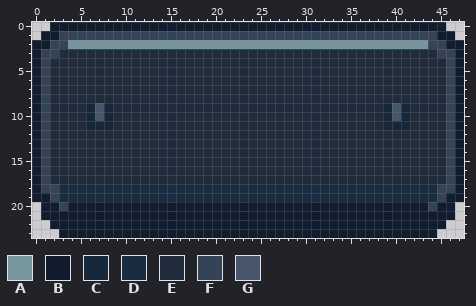
File history of a pixel-art file, assets/source/ui_button_disabled.aseprite. The picture above was drawn from the file before the commit.
48x24 pixels, 1 frame. Colours within 5 levels of each other are drawn and written as one.
Palette (. is transparent): A #76959c  B #111c2e  C #162739  D #1a2c40  E #202b3b  F #354357  G #47566a
After:
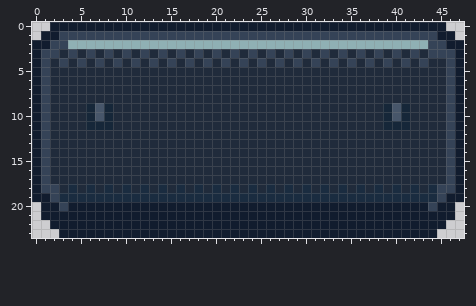
Changes in this commit:
Colour A changes from #76959c to #8fb0b4.
Layer "Light and depth":
Colour D gives way to colour E in row 18 at x 3, 5, 7, 9, 11, 13, 15, 17, 19, 21, 23, 25, 27, 29, 31, 33, 35, 37, 39, 41 and 43.
Colour E gives way to colour F in row 3 at x 4, 6, 8, 10, 12, 14, 16, 18, 20, 22, 24, 26, 28, 30, 32, 34, 36, 38, 40, 42 and 44; in row 4 at x 3, 5, 7, 9, 11, 13, 15, 17, 19, 21, 23, 25, 27, 29, 31, 33, 35, 37, 39, 41 and 43.
